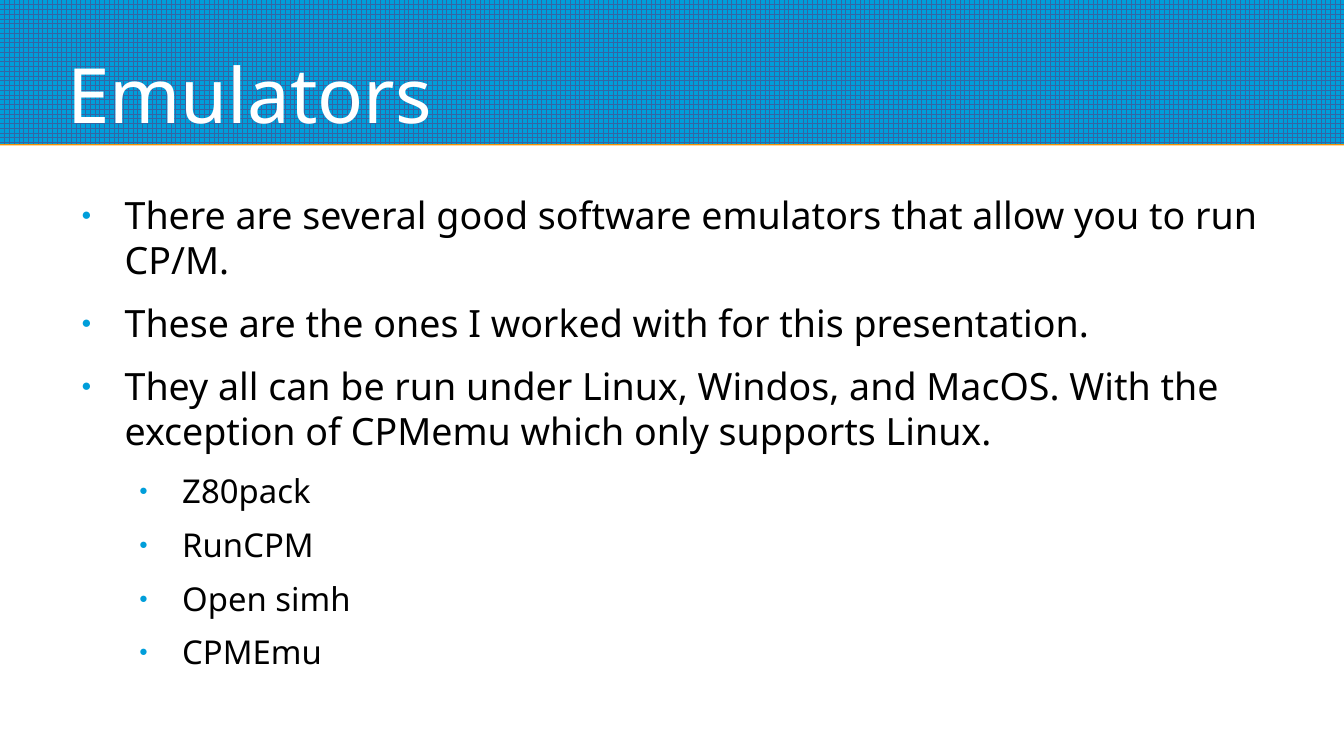
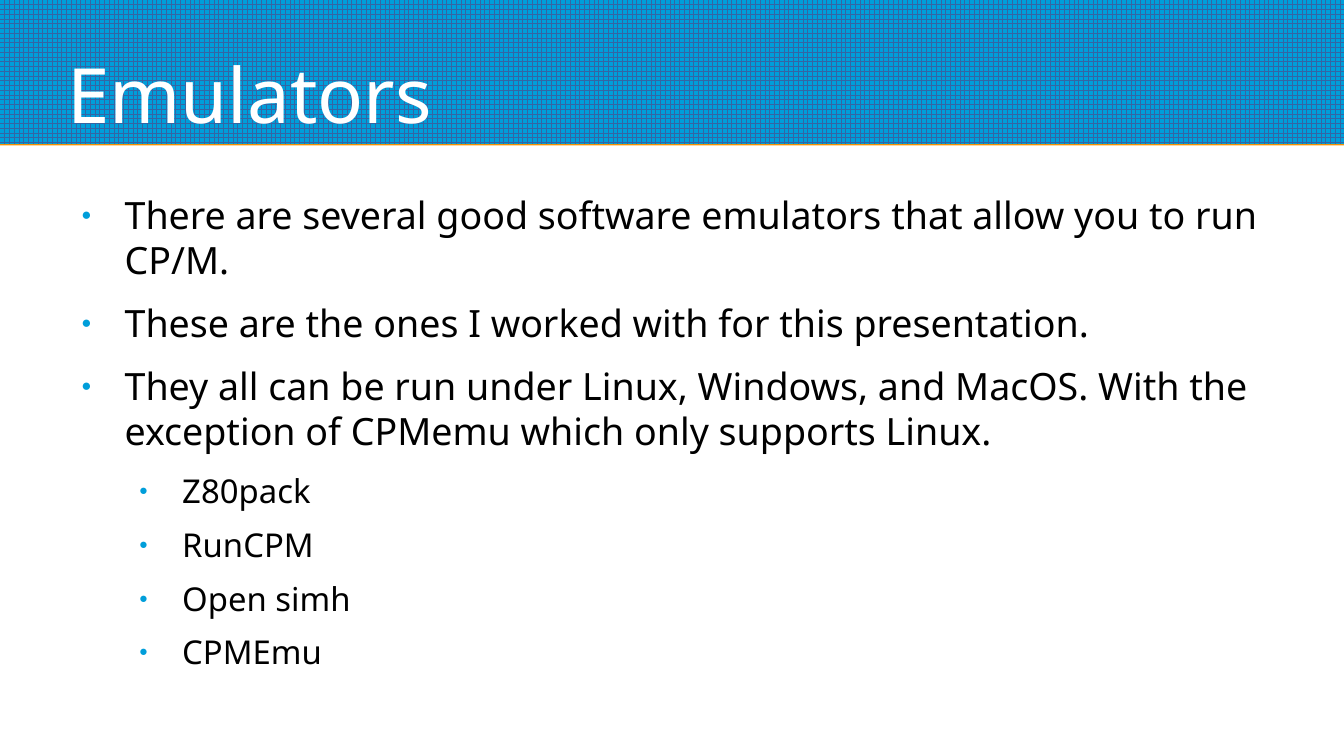
Before and after one commit to mggates39/Programming-With-CPM, a slide deck: slide 49 of CPM_Programming_Slides.odp. Drawn at 1344x756 pixels with LibreOffice and Linux fonts; fonts in the diff are those of the drawing. Boxes give left, top, right and bottom in pixels: in the first picture for what was removed or moved away, otherwise in the second. Text is boxed around its words. In the diff, an @@ line names an element or a change of style, - is before the commit and + after.

```diff
--- a/CPM_Programming_Slides.odp
+++ b/CPM_Programming_Slides.odp
@@ text at [125, 371, 1247, 454]: text changed @@
-● They all can be run under Linux, Windos, and MacOS. With the exception of CPMemu which only supports Linux.
+● They all can be run under Linux, Windows, and MacOS. With the exception of CPMemu which only supports Linux.
```
Also in this commit, not shown: 3 other slides changed, 4 slides added, 2 slides removed.
